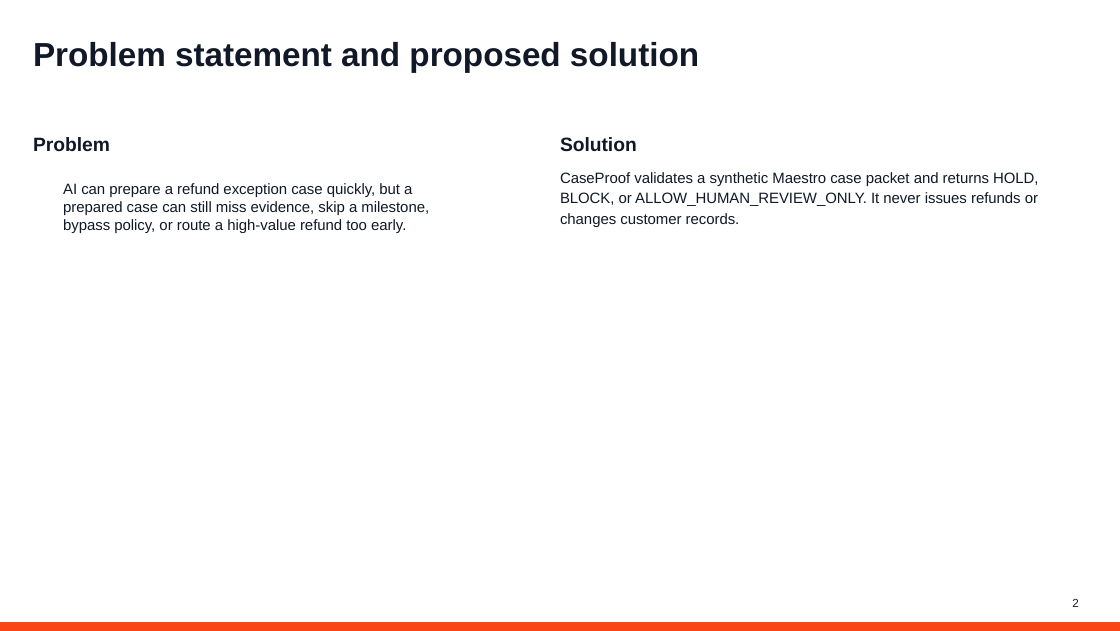
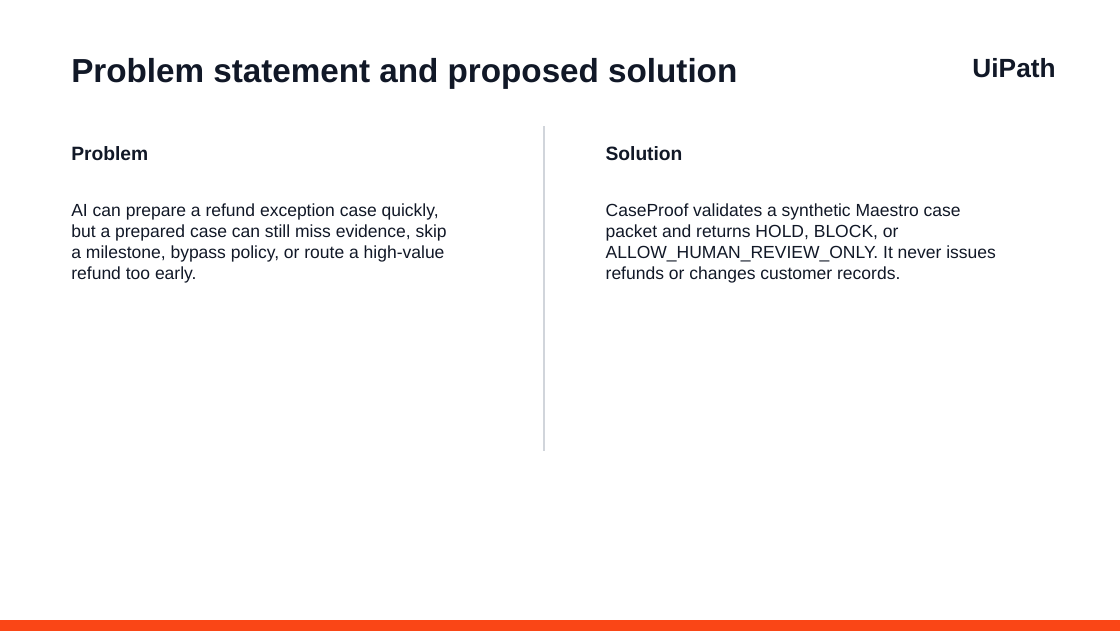
Before and after one commit to Isometric-Architect/caseproof-ai-agenthack, a slide deck: slide 2 of docs/CaseProof_AI_AgentHack_Required_Template_Deck.pptx. Drawn at 1120x631 pixels with LibreOffice and Linux fonts; fonts in the diff are those of the drawing; background and template pictures are left out. Boxes give left, top, right and bottom in pixels: in the first picture for what was removed or moved away, otherwise in the second. Text is boxed around its words. In the diff, an @@ line names an element or a change of style, - is before the commit and + after.

Commit message:
Polish required UiPath deck layout

```diff
--- a/docs/CaseProof_AI_AgentHack_Required_Template_Deck.pptx
+++ b/docs/CaseProof_AI_AgentHack_Required_Template_Deck.pptx
@@ rectangle added at (0, 0, 1120, 631), fill #FFFFFF, outline #FFFFFF 0 pt @@
@@ text "Problem statement and proposed solution": place and size @@
-text "Problem statement and proposed solution" at (33, 42, 699, 72)
+text "Problem statement and proposed solution" at (71, 58, 737, 89)
@@ text added at (972, 58, 1055, 78), 22.5 pt, text #111827, bold @@
+UiPath
@@ text "Problem": place and size @@
-text "Problem" at (33, 137, 110, 151)
+text "Problem" at (71, 146, 148, 161)
@@ rectangle added at (543, 126, 545, 450), fill #D1D5DB, outline #D1D5DB 0 pt @@
@@ text "Solution": place and size @@
-text "Solution" at (560, 137, 637, 152)
+text "Solution" at (606, 146, 683, 161)
@@ text "AI can prepare a refund ...": place and size @@
-text "AI can prepare a refund ..." at (63, 183, 429, 233)
+text "AI can prepare a refund ..." at (71, 203, 447, 283)
@@ text "AI can prepare a refund ..." at (71, 203, 447, 283): size 12.8 to 15 pt; indent changed; less space between paragraphs @@
@@ text "CaseProof validates a synthetic Maestro ...": place and size @@
-text "CaseProof validates a synthetic Maestro ..." at (560, 172, 1038, 227)
+text "CaseProof validates a synthetic Maestro ..." at (606, 203, 996, 283)
@@ text "CaseProof validates a synthetic Maestro ..." at (606, 203, 996, 283): size 12.8 to 15 pt; line spacing 1.15 to 1; less space between paragraphs @@
@@ page number removed at (1072, 599, 1078, 607) @@
-2
@@ rectangle added at (0, 621, 1120, 631), fill #FA4616, outline #FA4616 0 pt @@
```
Also in this commit, not shown: 4 other slides changed.
